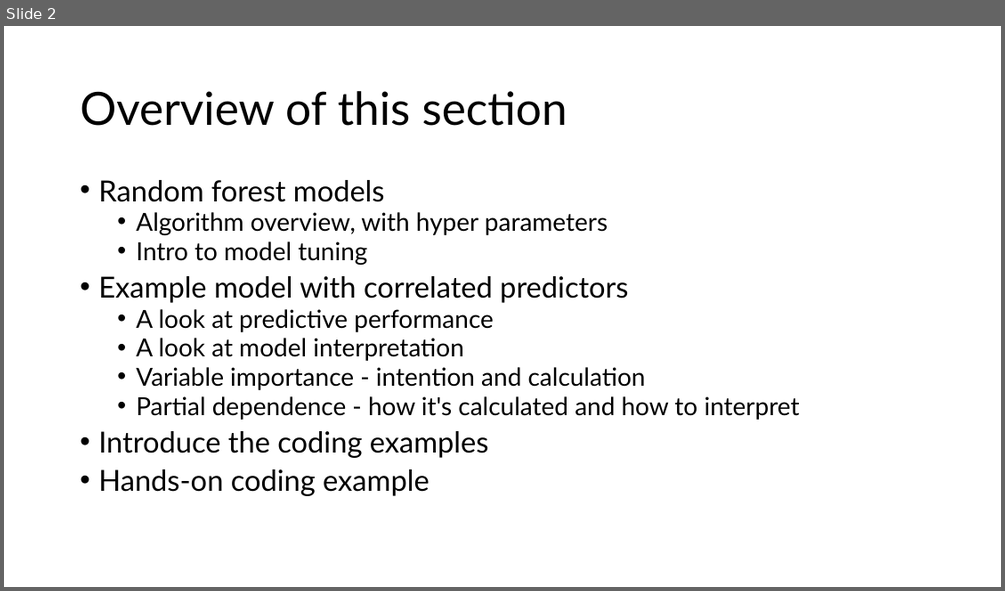
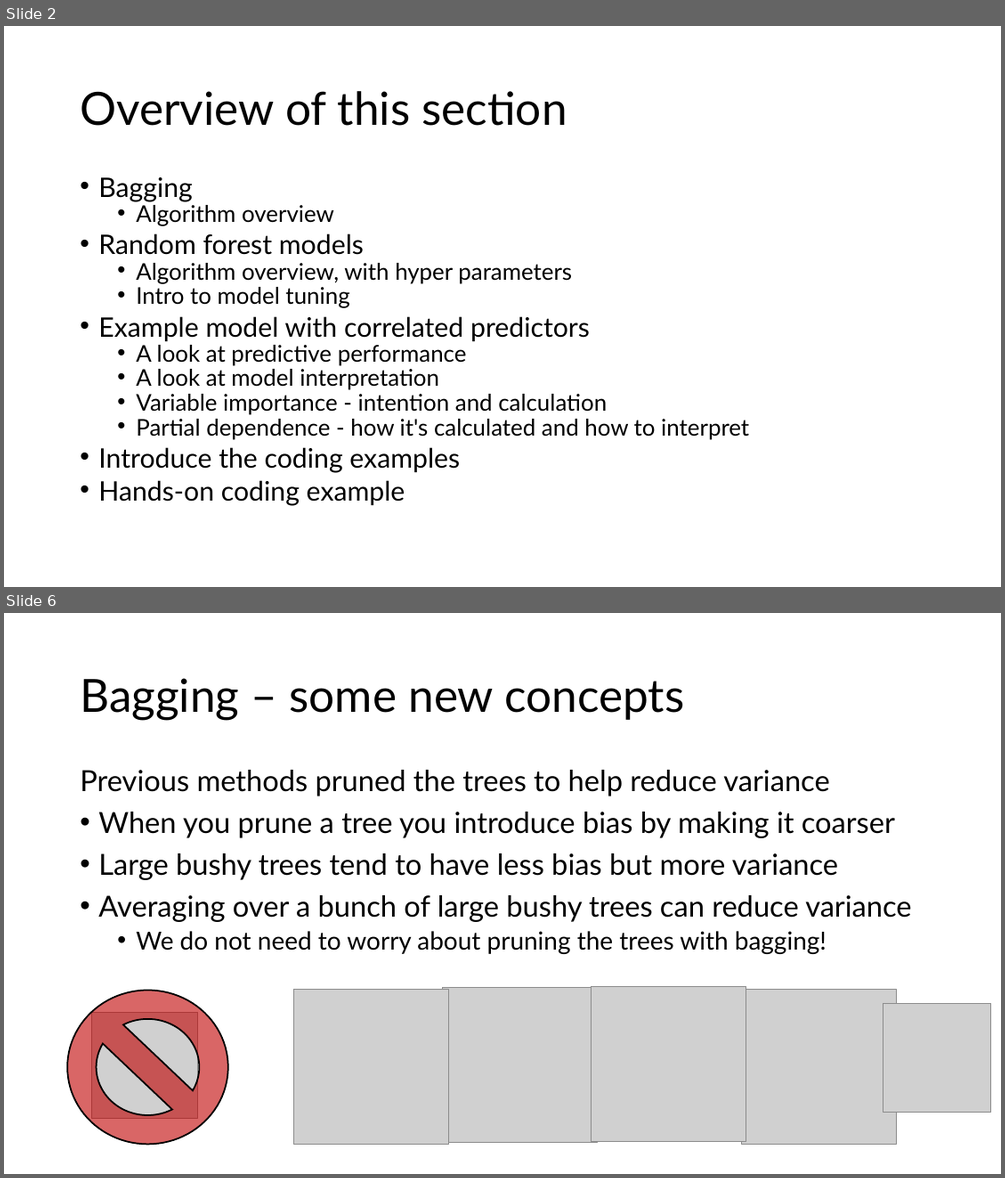
Before and after one commit to grantvagle/ml_methods_workshop, a slide deck: slides/03_random_forests.pptx. Shown one above the other, each under a label of ours: slide 2 before the commit, slides 2 and 6 after it; the slides between them are not shown. The pictures are 1005x591 and 1005x1178 pixels, drawn with LibreOffice and Linux fonts; fonts in the diff are those of the drawing; grey boxes stand for pictures. Boxes give left, top, right and bottom in pixels: in the first picture for what was removed or moved away, otherwise in the second. Text is boxed around its words. In the diff, an @@ line names an element or a change of style, - is before the commit and + after.

Commit message:
Add files via upload
Updated bagging and random forest draft slides

```diff
--- a/slides/03_random_forests.pptx
+++ b/slides/03_random_forests.pptx
@@ slide 6 added at (x1=4, y1=613, x2=1001, y2=1174), background #FFFFFF @@
@@ title added at (x1=80, y1=678, x2=684, y2=720), 44 pt, text #000000 @@
+Bagging – some new concepts
@@ text added at (x1=80, y1=770, x2=911, y2=954), 28 pt, text #000000 @@
+Previous methods pruned the trees to help reduce variance
+• When you prune a tree you introduce bias by making it coarser
+• Large bushy trees tend to have less bias but more variance
+• Averaging over a bunch of large bushy trees can reduce variance
+  • We do not need to worry about pruning the trees with bagging!
@@ picture added at (x1=591, y1=986, x2=745, y2=1141) @@
@@ no-entry sign added at (x1=67, y1=989, x2=228, y2=1144), fill #C00000 at 60% opacity, outline #000000 1.5 pt @@
@@ picture added at (x1=91, y1=1013, x2=198, y2=1119) @@
@@ picture added at (x1=294, y1=989, x2=449, y2=1144) @@
@@ picture added at (x1=443, y1=988, x2=598, y2=1143) @@
@@ picture added at (x1=741, y1=989, x2=896, y2=1144) @@
@@ picture added at (x1=882, y1=1004, x2=991, y2=1111) @@
@@ slide 2 changed as well @@
@@ text at (x1=98, y1=177, x2=334, y2=226): paragraphs added @@
+• Bagging
+  • Algorithm overview
@@ text at (x1=98, y1=233, x2=749, y2=506): size 28 to 25.9 pt in "Random forest models", "Example model with correlated predictors", "Introduce the coding examples", "Hands-on coding example"; size 24 to 22.2 pt in "Algorithm overview, with hyper parameters", "Intro to model tuning", "A look at predictive performance", "A look at model interpretation" and 2 more places; line spacing 0.8 to 0.7 @@
```
Also in this commit, not shown: 1 other slide changed, 7 other slides added, 1 slide removed.
